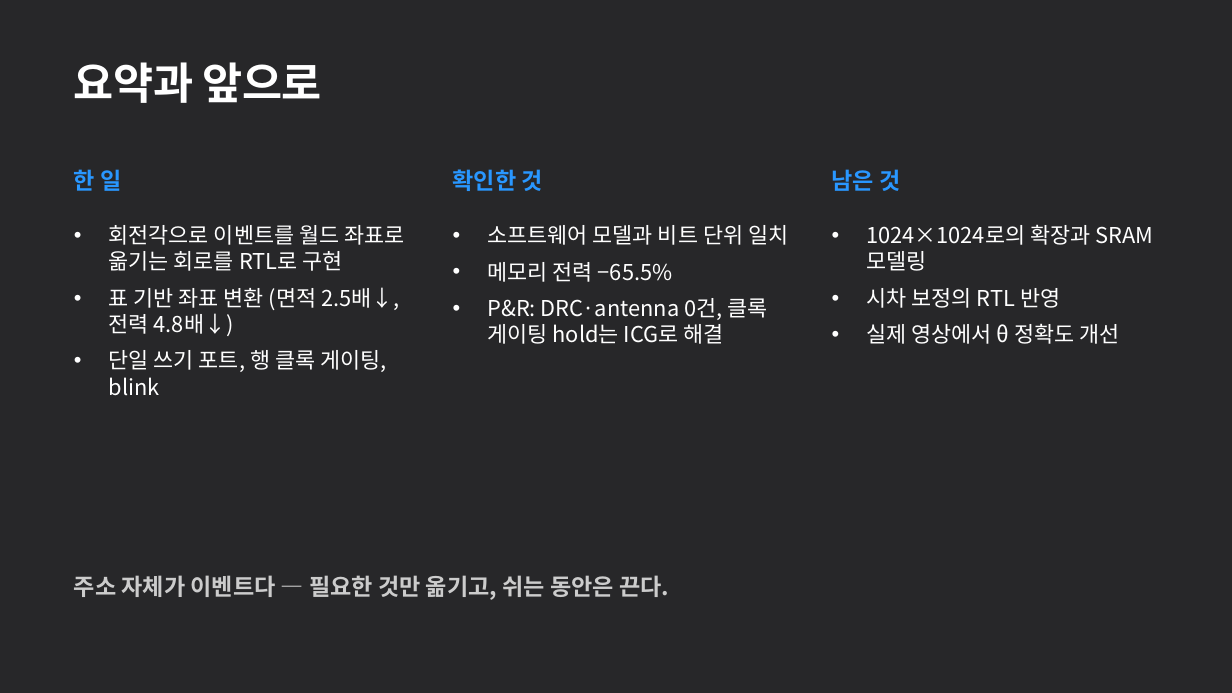
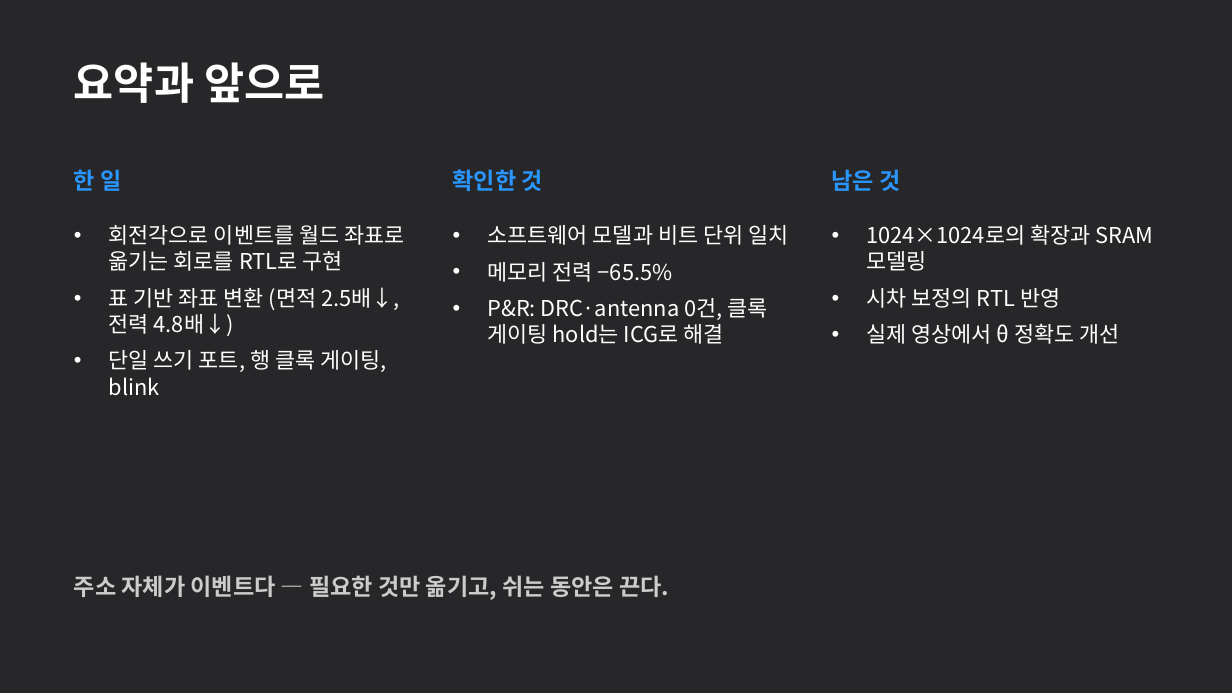
Before and after one commit to GangHeeJo/AI-SEMI, a slide deck: slide 19 of submission/REDRED_2차_발표자료.pptx. Drawn at 1232x693 pixels with LibreOffice and Linux fonts; fonts in the diff are those of the drawing. Boxes give left, top, right and bottom in pixels: in the first picture for what was removed or moved away, otherwise in the second. Text is boxed around its words. In the diff, an @@ line names an element or a change of style, - is before the commit and + after.

```diff
--- a/submission/REDRED_2차_발표자료.pptx
+++ b/submission/REDRED_2차_발표자료.pptx
@@ text "요약과 앞으로" at (x1=74, y1=62, x2=324, y2=103): letter spacing -0.3 to 0 pt @@
```
Also in this commit, not shown: 17 other slides changed, 12 other files.
